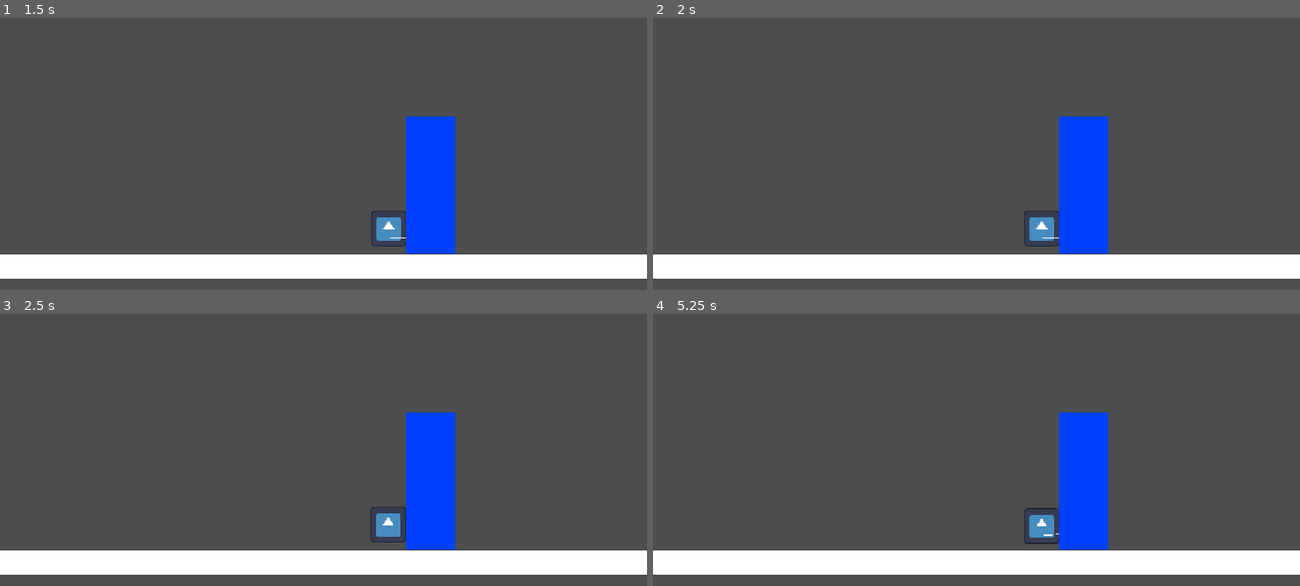
Above: before the commit, frames 1-4 (two rows, left to right).
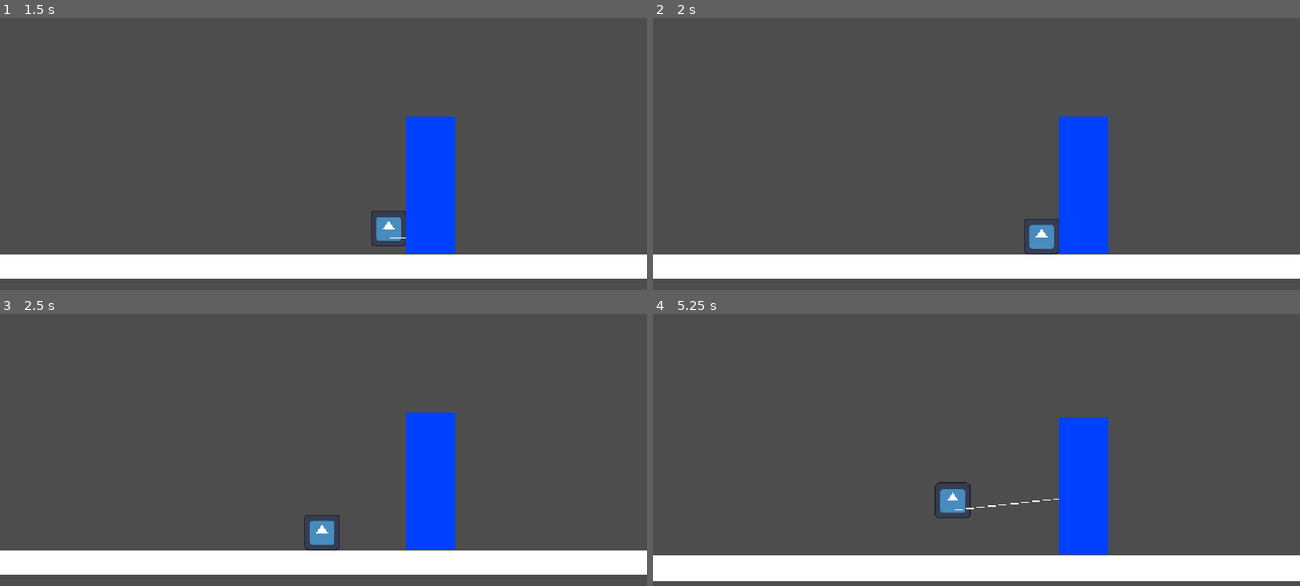
Above: after the commit, the same moments.

Repository: KaileyCo/SpiderKing
Game: Godot game, scene res://scenes/scene_one.tscn
Same seed, same stepped clock (60 frames per second), same inputs: the game is played once before the commit and once after it. The project has no main scene, so this scene is started directly. The engine's default icon, where the game draws it, is replaced by a stand-in: a white triangle on a blue panel in a dark square.
Inputs:
- Up to frame 1 (1.5 s): tap Enter at 0.5 s; hold D (move_right) from 0.53 s (still down); tap Alt (grapple) at 0.6 s; tap Space (jump) at 0.77 s; tap Shift (shift) at 0.8, 1.35 s
- Up to frame 2 (2 s): keep holding D (move_right); tap Space (jump) at 1.52 s; tap Ctrl (grapple2, bound only after the commit) at 1.55 s
- Up to frame 3 (2.5 s): release D (move_right) at 2.03 s; hold A (move_left) from 2.03 s (still down); tap Ctrl (grapple2, bound only after the commit) at 2.1 s; tap Alt (grapple) at 2.3 s
- Up to frame 4 (5.25 s): release A (move_left) at 2.78 s; hold D (move_right) 2.78-4.28 s; tap Alt (grapple) at 2.85, 4.55, 5.1 s; tap Space (jump) at 3.02, 3.5, 3.77, 4.52 s; tap Shift (shift) at 3.05, 3.6 s; tap Ctrl (grapple2, bound only after the commit) at 3.8, 4.35 s; hold A (move_left) 4.28-5.03 s; hold D (move_right) from 5.03 s (still down)

Frame 1 is identical in both runs. In frame 2, 0.4% of the frame differs, in the area x 57-63%, y 70-87%; in frame 3, 0.8%; in frame 4, 5.2%, in the area x 0-100%, y 36-99%.

Commit message:
There is now an alternate grapple (ctrl))
grappling when pressing ctrl won't pull you, instead grapple stays the same length and you get to swing, think spider-man

Diff:
--- a/Gonzalo - Godot Movement Test/player/player_2d.gd
+++ b/Gonzalo - Godot Movement Test/player/player_2d.gd
@@ -32,7 +32,10 @@
 const GRAPPLE_SURFACE_OFFSET = 0
 const GRAPPLE_ARRIVAL_DISTANCE = 0
 
-enum GrappleState {IDLE,FIRING,PULLING}
+const SWING_INPUT_ACCELERATION = 800.0
+const SWING_MAX_SPEED = 1200.0
+
+enum GrappleState {IDLE,FIRING,PULLING,SWINGING}
 
 # Initialized player values
 var facing_direction: float = 1.0 # Direction player faces (-1: left and 1: right)
@@ -53,6 +56,8 @@
 var grapple_hit_point: Vector2
 var grapple_destination: Vector2
 var hook_position: Vector2
+var grapple_should_pull: bool = true
+var grapple_rope_length: float = 0.0
 
 
 func _physics_process(delta: float) -> void:
@@ -71,9 +76,17 @@
 	if wall_jump_control_time > 0:
 		wall_jump_control_time -= delta
 
+	# When grapple input (alt) is pressed
 	if Input.is_action_just_pressed("grapple"):
+		if grapple_state == GrappleState.IDLE: # If not currently grappling
+			try_start_grapple(true) # True tells it to bring player towards destination
+		else: # If currently grappling
+			stop_grapple(true) # True keeps momentum from grapple
+
+	# When grapple2 input (ctrl) is pressed
+	if Input.is_action_just_pressed("grapple2"):
 		if grapple_state == GrappleState.IDLE:
-			try_start_grapple()
+			try_start_grapple(false) # False means Spider-Man web swinging
 		else:
 			stop_grapple(true)
 
@@ -85,14 +98,42 @@
 	if Input.is_action_just_pressed("shift"):
 		try_start_dash(direction)
 
+	# All currently possible movement states
 	if grapple_state == GrappleState.PULLING:
-		handle_grapple_pull()
+		handle_grapple_pull() # If being pulled by grapple
+	elif grapple_state == GrappleState.SWINGING:
+		handle_grapple_swing(direction, delta) # If swing via grapple
 	elif dash_time_remaining > 0:
-		handle_dash(delta)
+		handle_dash(delta) # If dashing
 	else:
-		handle_normal_movement(direction, delta)
+		handle_normal_movement(direction, delta) # Normal movement
 
 	move_and_slide() # Godot movement, handles collisions
+
+	# Bunch of code to keep grapple length the same when swinging
+	if grapple_state == GrappleState.SWINGING:
+		# Create a vector from the start of the grapple to its collision point
+		var rope_vector := (
+			grapple_origin.global_position
+			- grapple_hit_point
+		)
+
+		# Get the length of the vector
+		var current_rope_length := rope_vector.length()
+
+		# Make sure grapple doesn't become longer while swinging
+		if current_rope_length > grapple_rope_length:
+			# Get the difference from current distance to allowed distance
+			var extra_distance := (
+				current_rope_length - grapple_rope_length
+			)
+
+			# Get rid of the extra distance
+			global_position -= (
+				rope_vector.normalized()
+				* extra_distance
+			)
+
 	update_grapple_rope()
 
 func create_afterimage() -> void:
@@ -185,7 +226,7 @@
 	if not is_on_floor():
 		air_dash_available = false
 
-func try_start_grapple() -> void:
+func try_start_grapple(should_pull: bool) -> void:
 	var aim_direction := Input.get_vector(
 		"move_left",
 		"move_right",
@@ -211,6 +252,8 @@
 	if not grapple_ray.is_colliding():
 		return
 
+	grapple_should_pull = should_pull
+
 	grapple_hit_point = grapple_ray.get_collision_point()
 
 	var surface_normal := grapple_ray.get_collision_normal()
@@ -233,10 +276,16 @@
 
 	if hook_position.distance_to(grapple_hit_point) <= 1.0:
 		hook_position = grapple_hit_point
-		grapple_state = GrappleState.PULLING
-
-		# Cancel any dash when pulling begins.
 		dash_time_remaining = 0.0
+
+		if grapple_should_pull:
+			grapple_state = GrappleState.PULLING
+		else:
+			grapple_state = GrappleState.SWINGING
+
+	grapple_rope_length = grapple_origin.global_position.distance_to(
+		grapple_hit_point
+	)
 
 func handle_grapple_pull() -> void:
 	var distance_to_destination := global_position.distance_to(
@@ -268,3 +317,32 @@
 		grapple_rope.to_local(grapple_origin.global_position),
 		grapple_rope.to_local(hook_position)
 	])
+
+
+func handle_grapple_swing(direction: float, delta: float) -> void:
+	# Gravity creates the pendulum motion.
+	velocity += get_gravity() * delta
+
+	# Allow some horizontal input to help pump the swing.
+	velocity.x += (
+		direction
+		* SWING_INPUT_ACCELERATION
+		* delta
+	)
+
+	var anchor_to_player := (
+		grapple_origin.global_position
+		- grapple_hit_point
+	)
+
+	if anchor_to_player.length() > 0:
+		var radial_direction := anchor_to_player.normalized()
+
+		# Find how much velocity points along the rope.
+		var radial_velocity := velocity.dot(radial_direction)
+
+		# Remove movement toward or away from the hook,
+		# leaving movement around the hook.
+		velocity -= radial_direction * radial_velocity
+
+	velocity = velocity.limit_length(SWING_MAX_SPEED)
--- a/Gonzalo - Godot Movement Test/project.godot
+++ b/Gonzalo - Godot Movement Test/project.godot
@@ -59,6 +59,12 @@
 "events": [Object(InputEventKey,"resource_local_to_scene":false,"resource_name":"","device":-1,"window_id":0,"alt_press …(195 unchanged characters)…
 ]
 }
+grapple2={
+"deadzone": 0.2,
+"events": [Object(InputEventKey,"resource_local_to_scene":false,"resource_name":"","device":-1,"window_id":0,"alt_pressed":false,"shift_pressed":false,"ctrl_pressed":false,"meta_pressed":false,"pressed":false,"keycode":0,"physical_keycode":4194326,"key_label":0,"unicode":0,"location":0,"echo":false,"script":null)
+, Object(InputEventKey,"resource_local_to_scene":false,"resource_name":"","device":-1,"window_id":0,"alt_pressed":false,"shift_pressed":false,"ctrl_pressed":false,"meta_pressed":false,"pressed":false,"keycode":0,"physical_keycode":4194326,"key_label":0,"unicode":0,"location":0,"echo":false,"script":null)
+]
+}
 move_up={
 "deadzone": 0.2,
 "events": [Object(InputEventKey,"resource_local_to_scene":false,"resource_name":"","device":-1,"window_id":0,"alt_press …(192 unchanged characters)…
--- a/Gonzalo - Godot Movement Test/scenes/scene_one.tscn
+++ b/Gonzalo - Godot Movement Test/scenes/scene_one.tscn
@@ -21,6 +21,10 @@
 size = Vector2(40, 644.5)
 
 [sub_resource type="CanvasTexture" id="CanvasTexture_cop04"]
+
+[sub_resource type="CanvasTexture" id="CanvasTexture_owx78"]
+
+[sub_resource type="RectangleShape2D" id="RectangleShape2D_x0ysr"]
 
 [node name="SceneOne" type="Node2D" unique_id=233813023]
 
@@ -104,3 +108,16 @@
 position = Vector2(-23.846598, 326.8093)
 scale = Vector2(-36.42653, 644.3518)
 texture = SubResource("CanvasTexture_cop04")
+
+[node name="Block" type="StaticBody2D" parent="." unique_id=935149311]
+position = Vector2(1700, 320)
+scale = Vector2(2, 2)
+
+[node name="Sprite2D" type="Sprite2D" parent="Block" unique_id=1884919264]
+modulate = Color(0, 0, 1, 1)
+position = Vector2(-1.9073486e-06, -1.9073486e-06)
+scale = Vector2(20.000004, 20.000004)
+texture = SubResource("CanvasTexture_owx78")
+
+[node name="CollisionShape2D" type="CollisionShape2D" parent="Block" unique_id=9686884]
+shape = SubResource("RectangleShape2D_x0ysr")
Not shown, changed: Gonzalo - Godot Movement Test.zip
